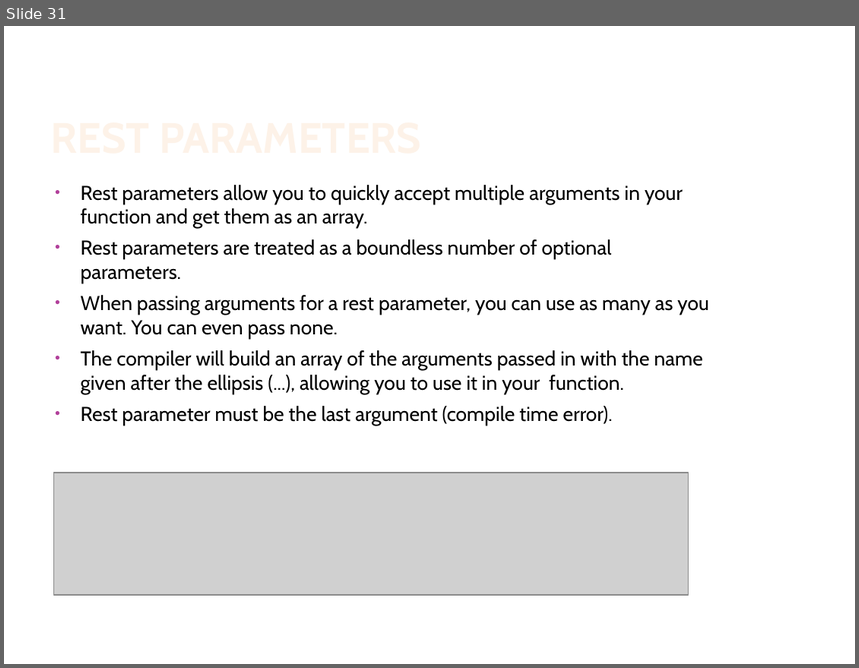
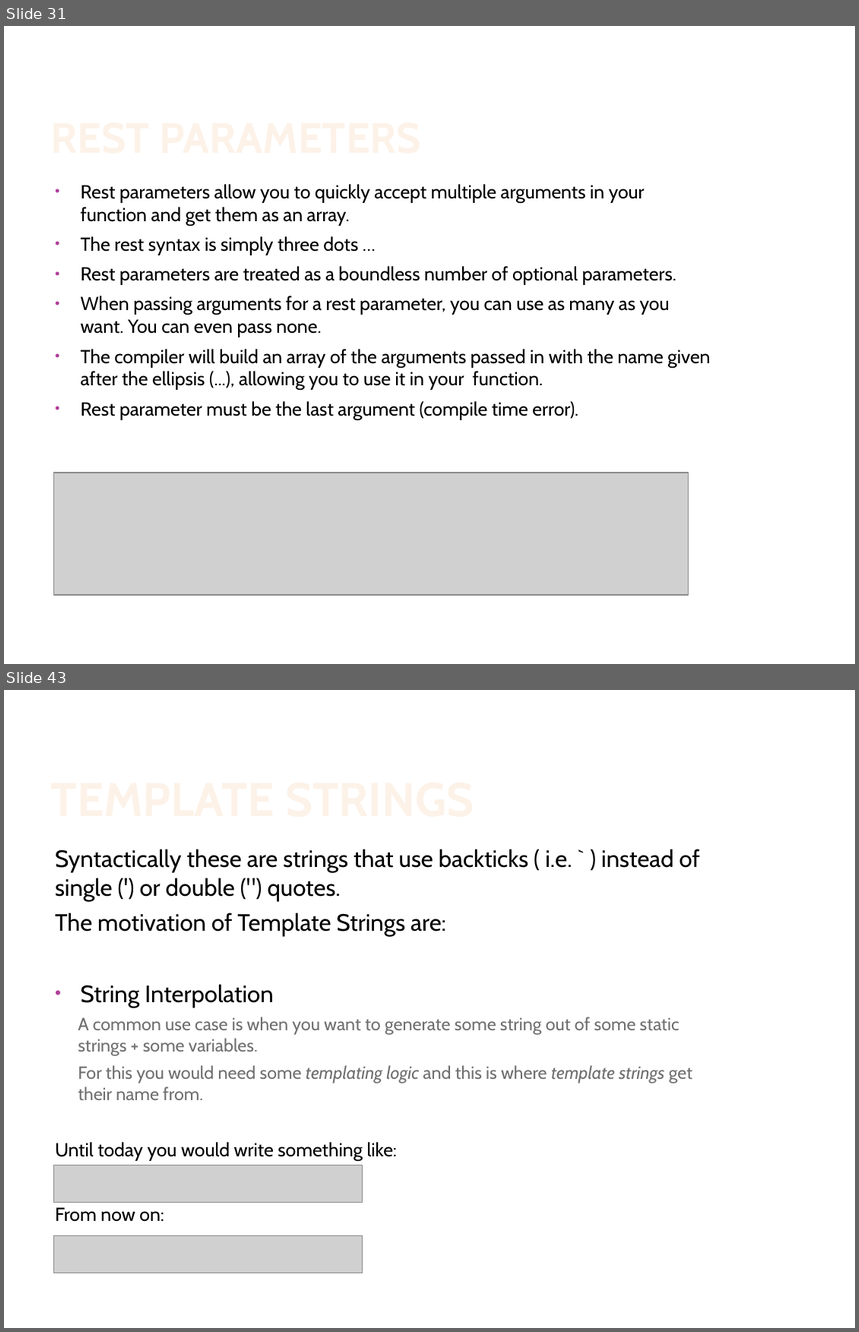
Before and after one commit to IsraelZablianov/TypeScript-Course, a slide deck: Advanced Es6 & TypeScript.pptx. Shown one above the other, each under a label of ours: slide 31 before the commit, slides 31 and 43 after it; the slides between them are not shown. The pictures are 859x668 and 859x1332 pixels, drawn with LibreOffice and Linux fonts; fonts in the diff are those of the drawing; grey boxes stand for pictures; background and template pictures are left out. Boxes give left, top, right and bottom in pixels: in the first picture for what was removed or moved away, otherwise in the second. Text is boxed around its words. In the diff, an @@ line names an element or a change of style, - is before the commit and + after.

```diff
--- a/Advanced Es6 & TypeScript.pptx
+++ b/Advanced Es6 & TypeScript.pptx
@@ slide 43 added at [4, 690, 855, 1328], background #FFFFFF @@
@@ title added at [47, 720, 721, 826], 40 pt, text gradient #FEF7F1 to #FEF3E8 to #FBCF9C to #F9B94C, bold @@
+TEMPLATE STRINGS
@@ text added at [55, 849, 700, 1222], 15 pt, text #000000 @@
+Syntactically these are strings that use backticks ( i.e. ` ) instead of single (') or double (") quotes.
+The motivation of Template Strings are:
+• String Interpolation
+  A common use case is when you want to generate some string out of some static strings + some variables.
+  For this you would need some templating logic and this is where template strings get their name from.
+Until today you would write something like:
+From now on:
@@ picture added at [53, 1165, 363, 1202] @@
@@ picture added at [53, 1236, 363, 1273] @@
@@ slide 31 changed as well @@
@@ text at [81, 184, 710, 420]: size 17 to 16 pt @@
@@ text at [81, 237, 358, 256]: paragraph added @@
+• The rest syntax is simply three dots …
```
Also in this commit, not shown: 1 other slide changed, 22 other slides added, 1 other file.
